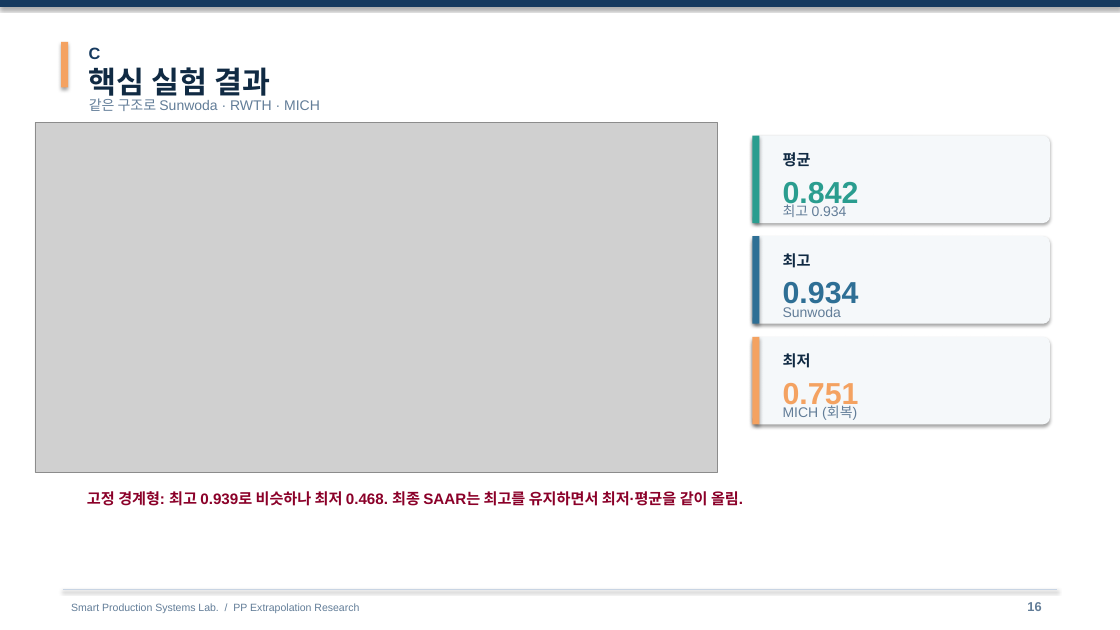
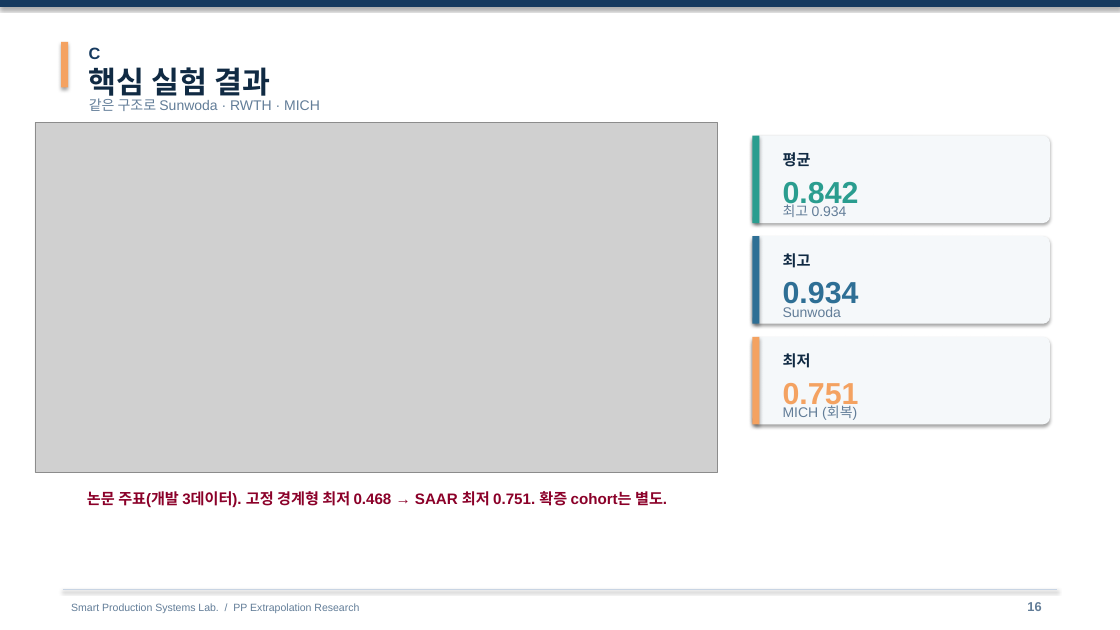
Before and after one commit to amumujs-create/pp-extrapolation, a slide deck: slide 16 of slides/pp_research/PP_Research_Detailed_v2.pptx. Drawn at 1120x630 pixels with LibreOffice and Linux fonts; fonts in the diff are those of the drawing; grey boxes stand for pictures. Boxes give left, top, right and bottom in pixels: in the first picture for what was removed or moved away, otherwise in the second. Text is boxed around its words. In the diff, an @@ line names an element or a change of style, - is before the commit and + after.

```diff
--- a/slides/pp_research/PP_Research_Detailed_v2.pptx
+++ b/slides/pp_research/PP_Research_Detailed_v2.pptx
@@ text at (x1=87, y1=491, x2=667, y2=507): text changed @@
-고정 경계형: 최고 0.939로 비슷하나 최저 0.468. 최종 SAAR는 최고를 유지하면서 최저·평균을 같이 올림.
+논문 주표(개발 3데이터). 고정 경계형 최저 0.468 → SAAR 최저 0.751. 확증 cohort는 별도.
```
Also in this commit, not shown: 45 other slides changed, 5 slides added, 2 other files.
